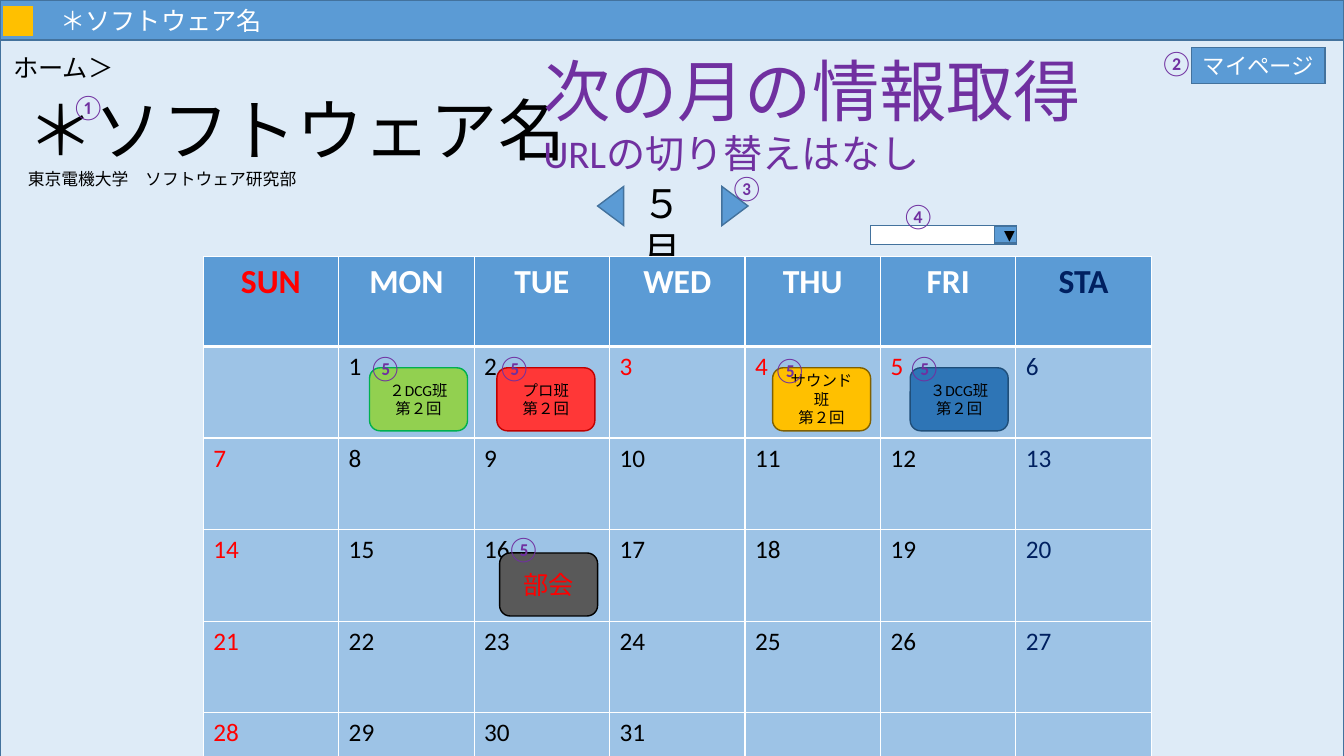
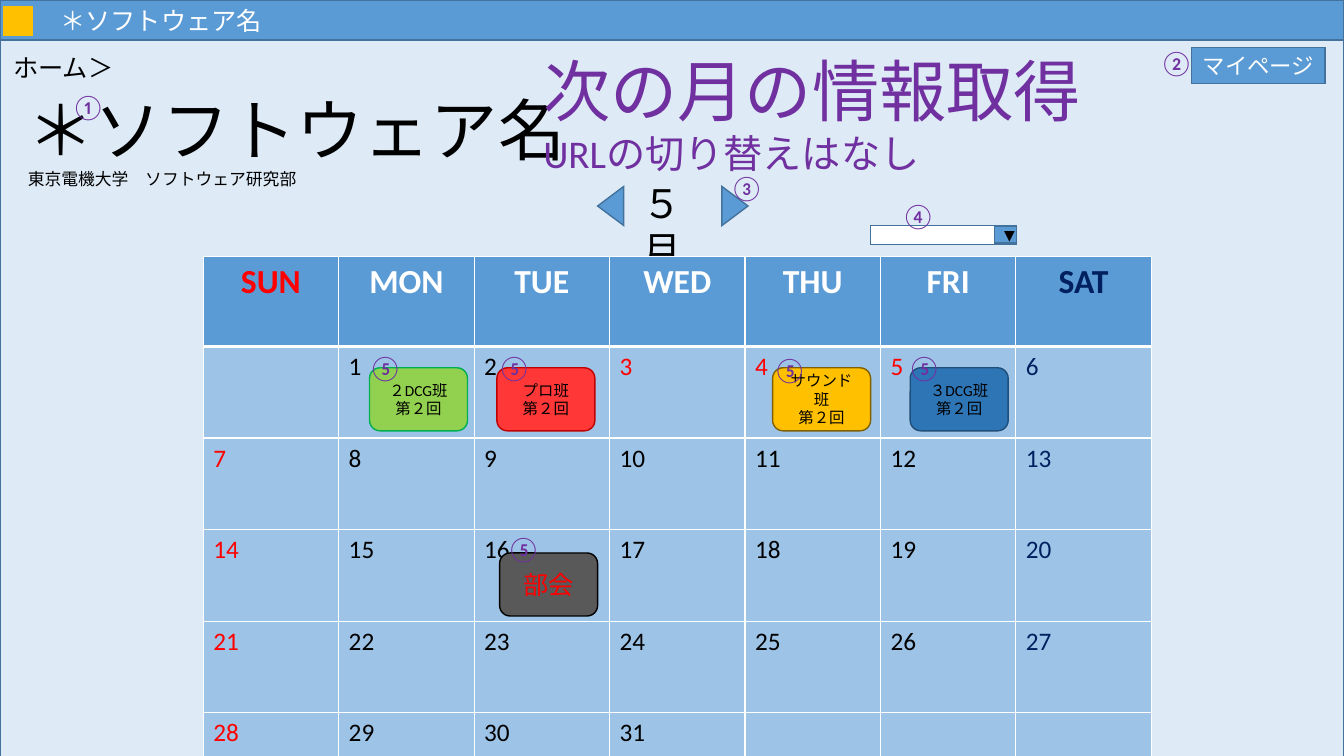
Before and after one commit to MNB-oda/MNB, a slide deck: slide 16 of 提出課題/外部設計書/画面設計.pptx. Drawn at 1344x756 pixels with LibreOffice and Linux fonts; fonts in the diff are those of the drawing. Boxes give left, top, right and bottom in pixels: in the first picture for what was removed or moved away, otherwise in the second. Text is boxed around its words. In the diff, an @@ line names an element or a change of style, - is before the commit and + after.

```diff
--- a/提出課題/外部設計書/画面設計.pptx
+++ b/提出課題/外部設計書/画面設計.pptx
@@ table at (204, 256, 1149, 756) @@
-row 1, column 7: STA
+row 1, column 7: SAT
```
Also in this commit, not shown: 3 other slides changed.
